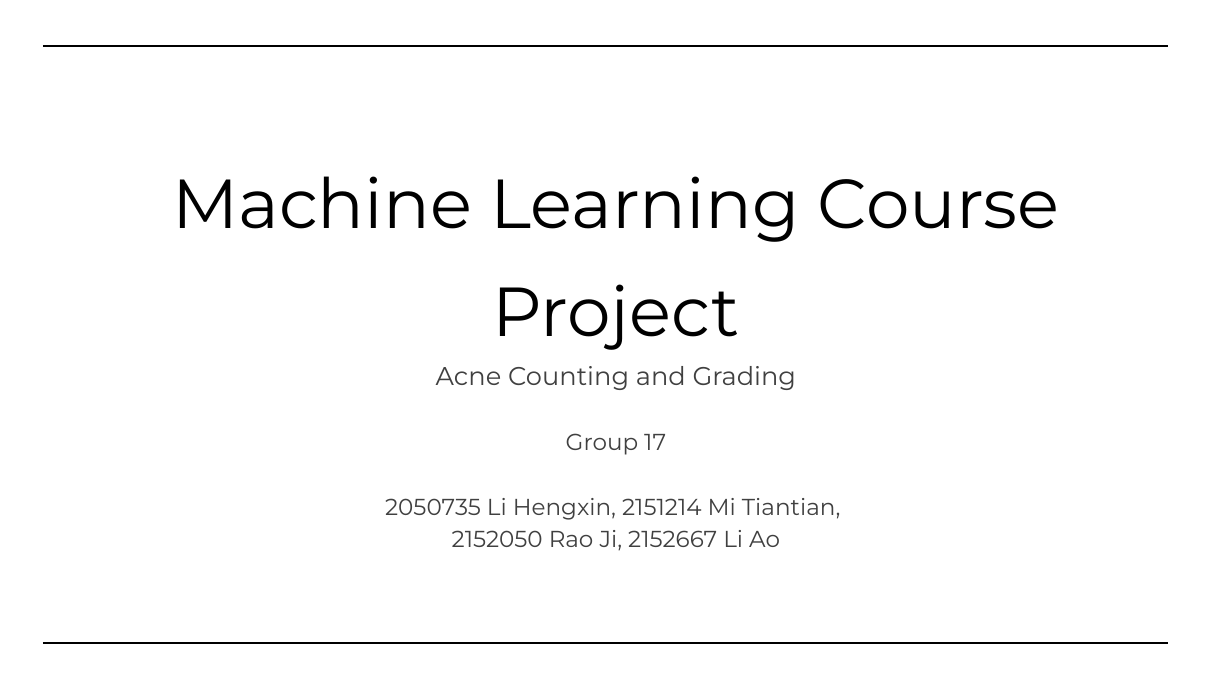
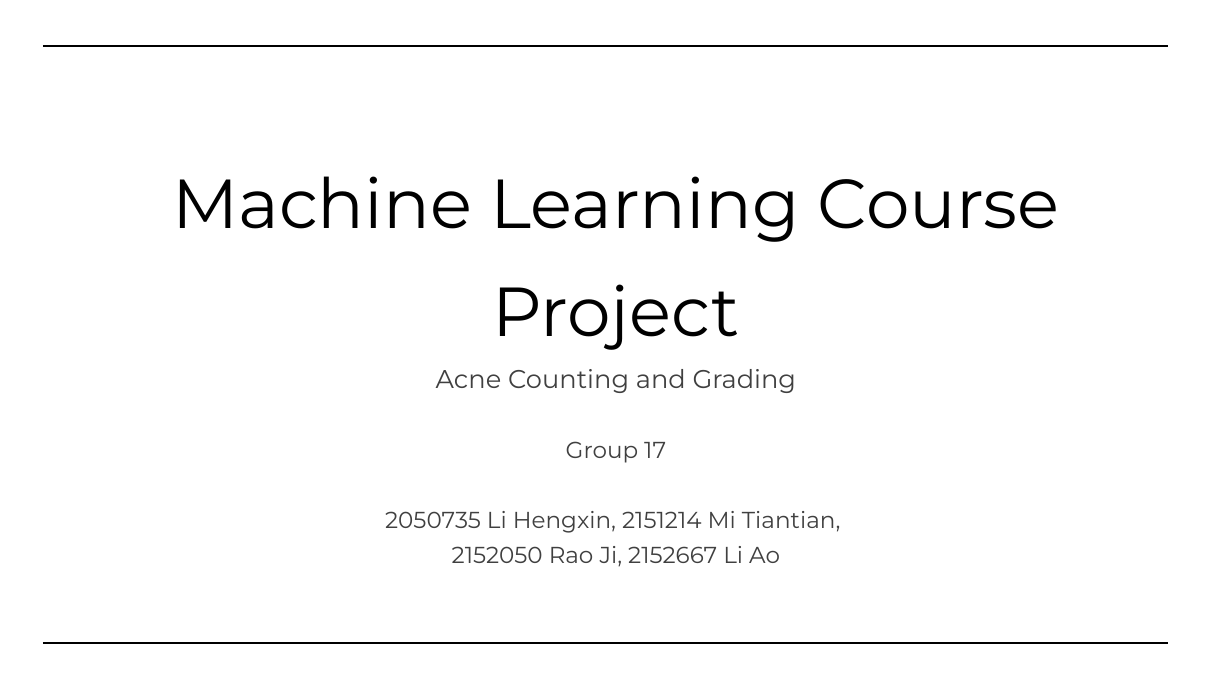
Before and after one commit to Faran-sward/ML-course-project, a slide deck: slide 1 of DOC&PPT/Machine+Learning+Course+Project.pptx. Drawn at 1232x693 pixels with LibreOffice and Linux fonts; fonts in the diff are those of the drawing. Boxes give left, top, right and bottom in pixels: in the first picture for what was removed or moved away, otherwise in the second. Text is boxed around its words. In the diff, an @@ line names an element or a change of style, - is before the commit and + after.

```diff
--- a/DOC&PPT/Machine+Learning+Course+Project.pptx
+++ b/DOC&PPT/Machine+Learning+Course+Project.pptx
@@ subtitle "Acne Counting and Grading" at (x1=385, y1=369, x2=840, y2=567): line spacing 0.7 to 0.8 @@
```
Also in this commit, not shown: 9 other slides changed, 4 slides added.
